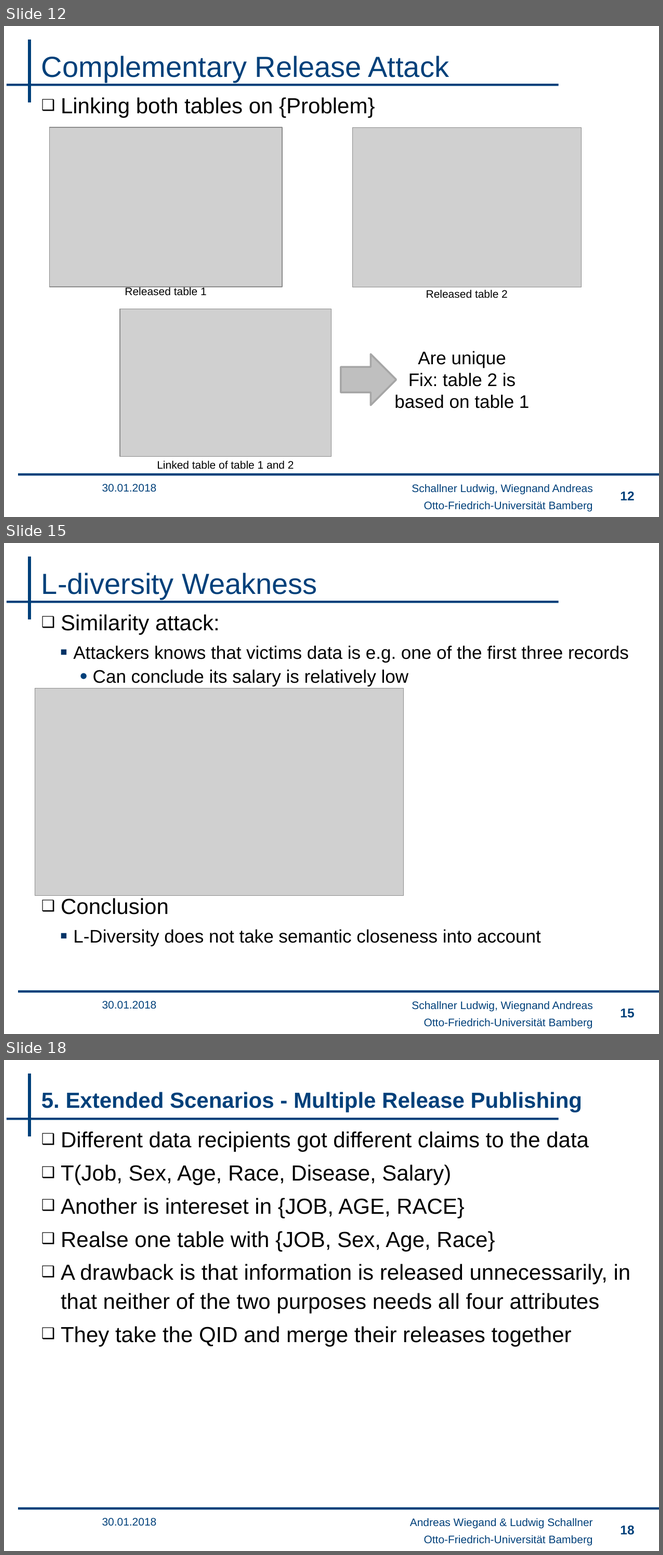
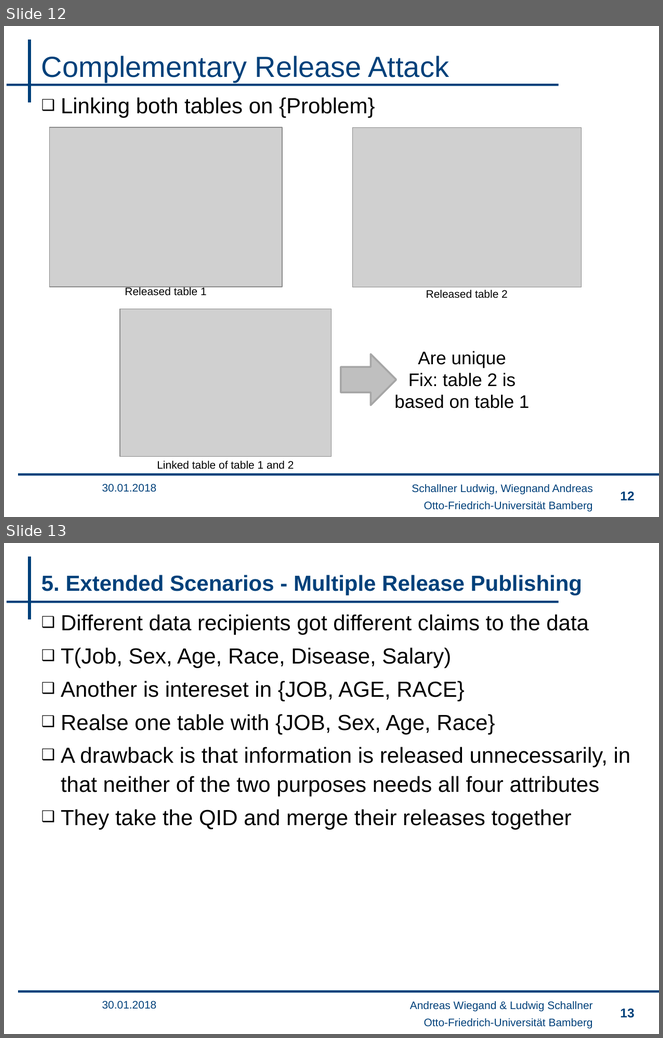
Before and after one commit to wsgan001/PSI-MSem, a slide deck: presentation/sicherheits_final_an.pptx. Shown one above the other, each under a label of ours: slides 12, 15 and 18 before the commit, slides 12 and 13 after it; the slides between them are not shown. The pictures are 663x1555 and 663x1038 pixels, drawn with LibreOffice and Linux fonts; fonts in the diff are those of the drawing; grey boxes stand for pictures; background and template pictures are left out. Boxes give left, top, right and bottom in pixels: in the first picture for what was removed or moved away, otherwise in the second. Text is boxed around its words. In the diff, an @@ line names an element or a change of style, - is before the commit and + after.

```diff
--- a/presentation/sicherheits_final_an.pptx
+++ b/presentation/sicherheits_final_an.pptx
@@ slide 15 removed at [4,543,659,1034], background #FFFFFF; not listed: 4 template elements that a slide beside it also shows @@
@@ title removed at [41,573,317,600] @@
-L-diversity Weakness
@@ text removed at [61,614,629,947] @@
-❑ Similarity attack:
-  ▪ Attackers knows that victims data is e.g. one of the first three records
-    • Can conclude its salary is relatively low
-❑ Conclusion
-  ▪ L-Diversity does not take semantic closeness into account
@@ picture removed at [35,689,404,896] @@
@@ text removed at [102,1001,157,1009] @@
-30.01.2018
@@ text removed at [412,1001,593,1012] @@
-Schallner Ludwig, Wiegnand Andreas
@@ page number removed at [620,1009,634,1018] @@
-15
@@ what was slide 18 is now slide 13 @@
@@ page number at [620,1009,634,1018]: text changed @@
-18
+13
```
Also in this commit, not shown: 4 other slides removed.
